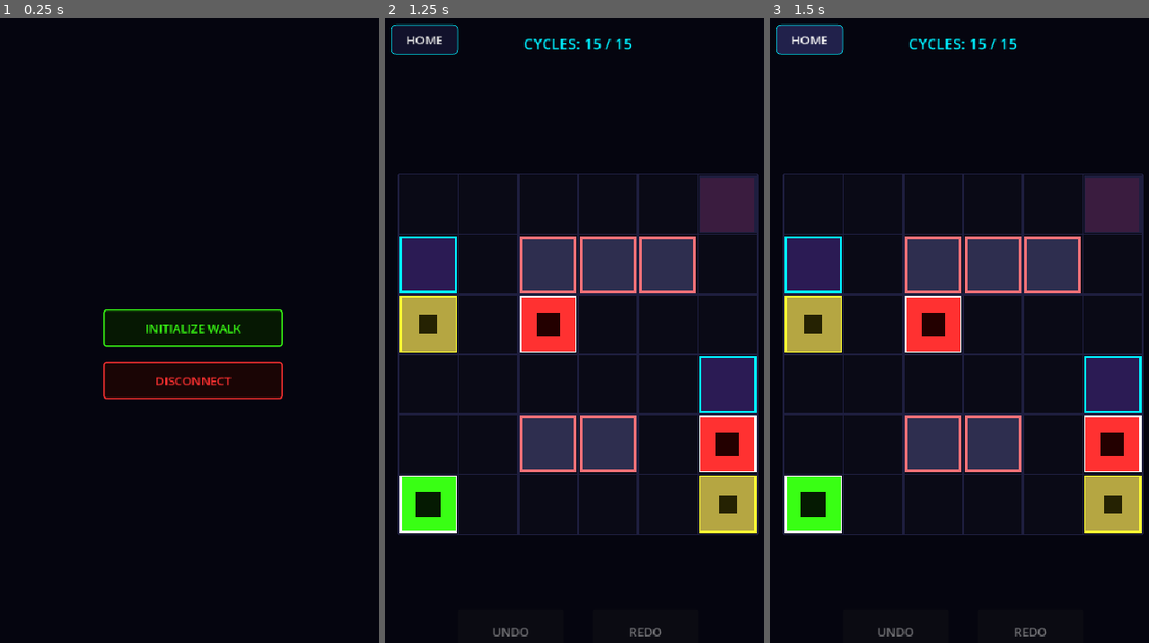
Above: before the commit, frames 1-3 (left to right).
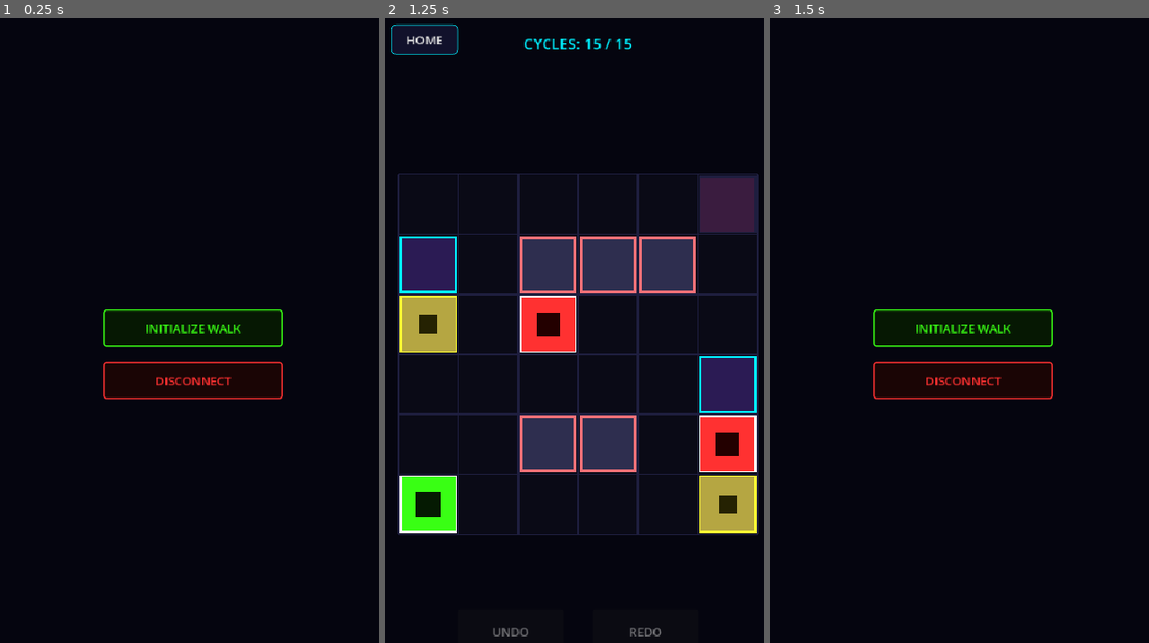
Above: after the commit, the same moments.

Repository: Kartikesh07/grid-walker
Game: Godot game, scene res://title_menu.tscn
Two runs of this game, one before a commit and one after it. Both use one fixed random seed, a clock stepped at 60 frames per second and the inputs below.
Inputs:
- Up to frame 1 (0.25 s): no input
- Up to frame 2 (1.25 s): click "INITIALIZE WALK" at 0.5 s
- Up to frame 3 (1.5 s): click "HOME" at 1.25 s

Frames 1-2 are identical in both runs. In frame 3, 23% of the frame differs, in the area x 1-99%, y 0-99%.

Commit message:
feat: connect gameplay HUD and game over popup Home buttons to main menu transitions

Diff:
--- a/src/game_manager.gd
+++ b/src/game_manager.gd
@@ -48,6 +48,7 @@
 	hud.restart_requested.connect(_on_hud_restart)
 	hud.undo_requested.connect(_on_hud_undo)
 	hud.redo_requested.connect(_on_hud_redo)
+	hud.home_requested.connect(_on_hud_home)
 
 	# Initialize HUD button and cycle states
 	_update_hud_states()
@@ -144,6 +145,11 @@
 func _on_hud_redo() -> void:
 	_on_redo_requested()
 
+func _on_hud_home() -> void:
+	play_sfx(STREAM_BUTTON_CLICK)
+	await get_tree().create_timer(0.15).timeout
+	get_tree().change_scene_to_file("res://title_menu.tscn")
+
 func _restart_level() -> void:
 	# Reset history and reload level model and view layouts
 	history.clear()
--- a/src/scenes/hud.gd
+++ b/src/scenes/hud.gd
@@ -3,16 +3,19 @@
 signal restart_requested()
 signal undo_requested()
 signal redo_requested()
+signal home_requested() # Emitted when player wants to return to Title Menu
 
 # Popup nodes
 @onready var popup: Panel = $GameEndPopup
 @onready var title_label: Label = $GameEndPopup/TitleLabel
 @onready var restart_button: Button = $GameEndPopup/RestartButton
 @onready var undo_button: Button = $GameEndPopup/UndoButton
+@onready var home_popup_button: Button = %HomePopupButton
 
 # Persistent HUD nodes
 @onready var undo_hud_button: Button = $ControlButtons/UndoHUDButton
 @onready var redo_hud_button: Button = $ControlButtons/RedoHUDButton
+@onready var home_hud_button: Button = %HomeHUDButton
 @onready var cycles_label: Label = $CyclesLabel
 
 # Color presets for popup borders
@@ -26,10 +29,14 @@
 	# Connect popup buttons
 	restart_button.pressed.connect(func(): restart_requested.emit())
 	undo_button.pressed.connect(func(): undo_requested.emit())
+	if home_popup_button:
+		home_popup_button.pressed.connect(func(): home_requested.emit())
 
 	# Connect persistent bottom HUD buttons
 	undo_hud_button.pressed.connect(func(): undo_requested.emit())
 	redo_hud_button.pressed.connect(func(): redo_requested.emit())
+	if home_hud_button:
+		home_hud_button.pressed.connect(func(): home_requested.emit())
 
 func show_victory() -> void:
 	title_label.text = "SYSTEM CLEANSED"
@@ -57,9 +64,13 @@
 		# Lock background buttons if victory/loss overlay is shown
 		undo_hud_button.disabled = true
 		redo_hud_button.disabled = true
+		if home_hud_button:
+			home_hud_button.disabled = true
 	else:
 		undo_hud_button.disabled = not can_undo
 		redo_hud_button.disabled = not can_redo
+		if home_hud_button:
+			home_hud_button.disabled = false
 
 # Helper to dynamically update the border color of the panel's flat StyleBox
 func set_popup_border_color(color: Color) -> void:
